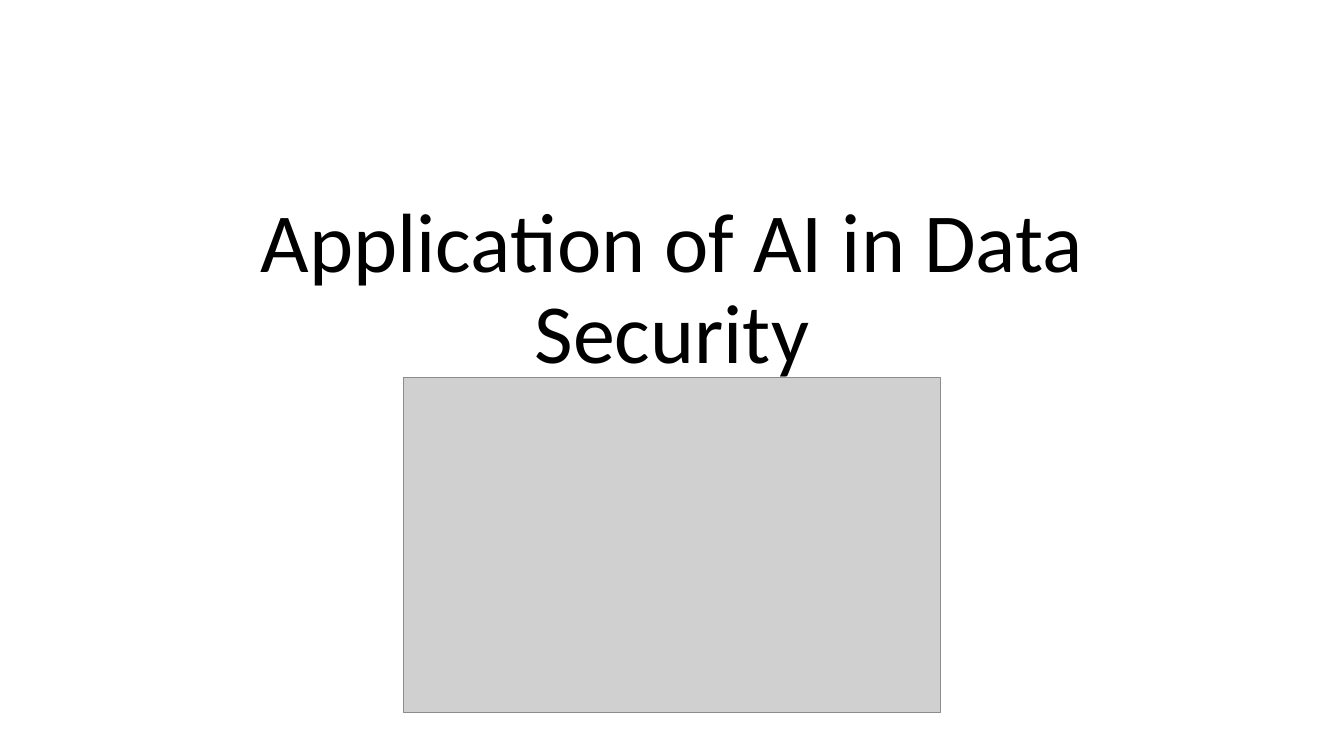
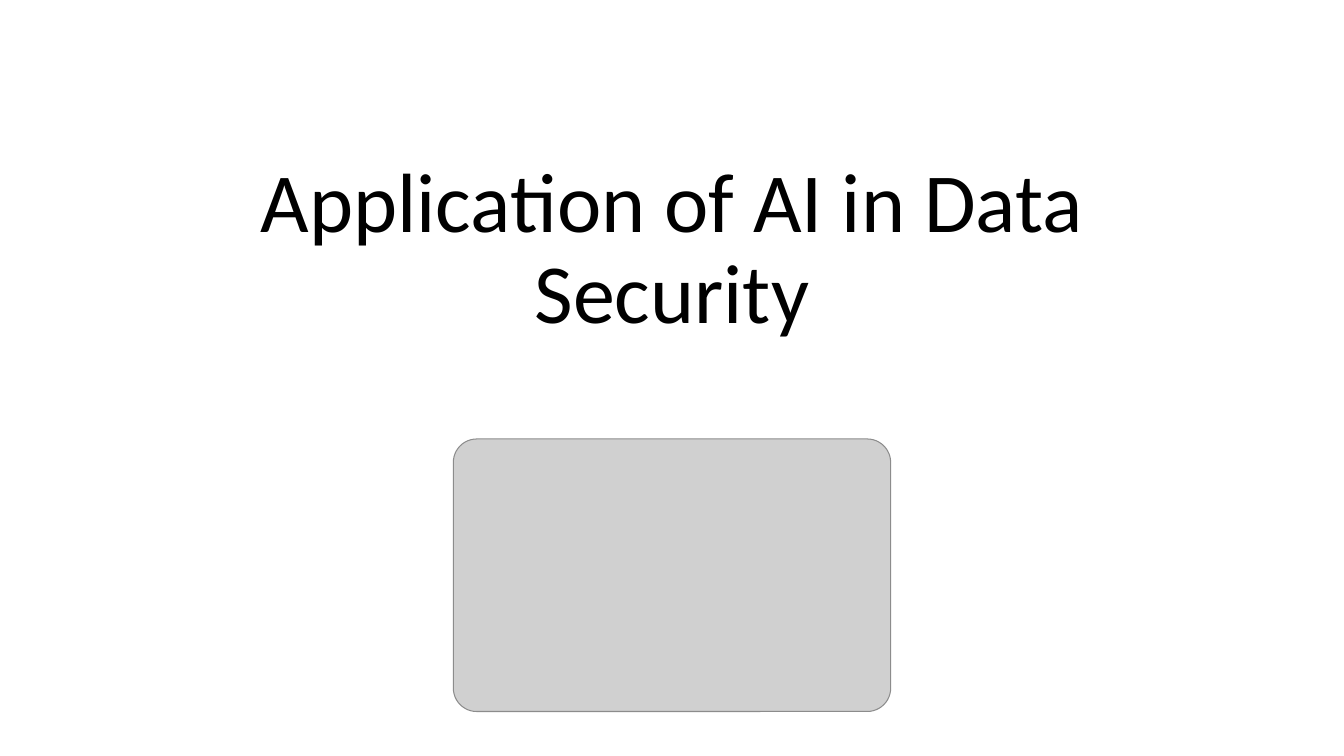
Before and after one commit to hshehabu/AI-in-data-security, a slide deck: slide 1 of Application of AI in Data Security.pptx. Drawn at 1344x756 pixels with LibreOffice and Linux fonts; fonts in the diff are those of the drawing; grey boxes stand for pictures. Boxes give left, top, right and bottom in pixels: in the first picture for what was removed or moved away, otherwise in the second. Text is boxed around its words. In the diff, an @@ line names an element or a change of style, - is before the commit and + after.

Commit message:
ai in data security

```diff
--- a/Application of AI in Data Security.pptx
+++ b/Application of AI in Data Security.pptx
@@ title "Application of AI in Data ..." rewrapped from bbox=[261, 213, 1083, 383] to bbox=[261, 173, 1083, 337] @@
@@ picture: place and size @@
-picture at bbox=[403, 378, 941, 713]
+picture at bbox=[454, 440, 891, 712]
```
Also in this commit, not shown: 2 other slides changed, 17 slides added, 1 other file.
